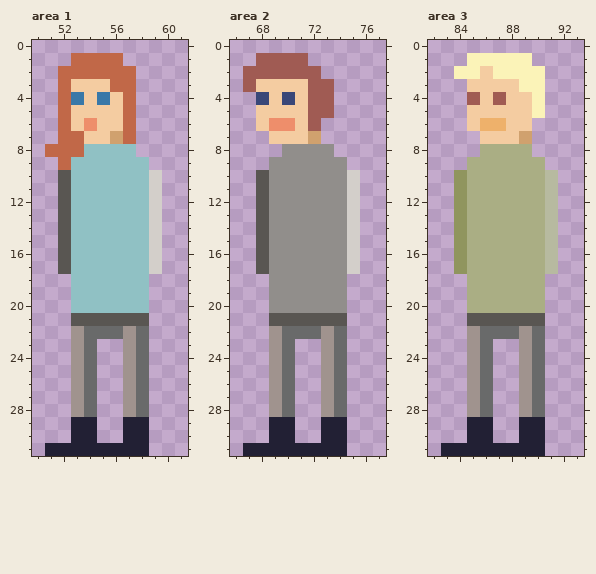
Two states of a pixel-art file, img/Characters.aseprite. Above is the file before it was changed.
320x32 pixels, 1 frame. Shown: area 1: x 50..61, y 0..31; area 2: x 66..77, y 0..31; area 3: x 82..93, y 0..31. The commit also changed other parts of the picture, which this record leaves out.
Once edited:
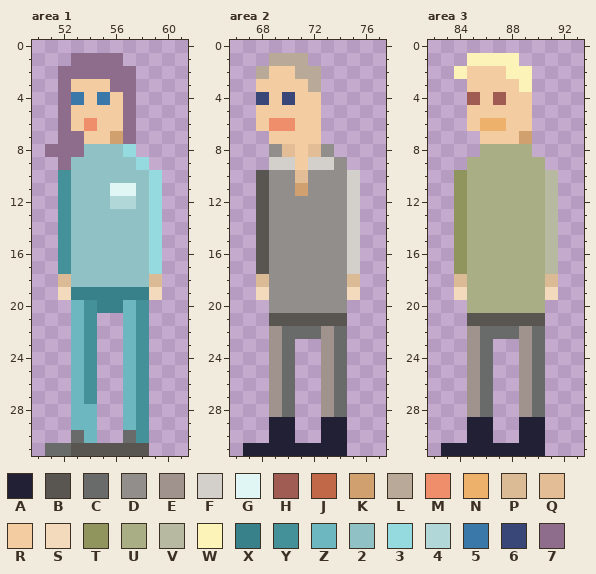
Palette (. is transparent): A #222034  B #595652  C #696a6a  D #918e8b  E #a0938e  F #d3cfca  G #dff6f5  H #a05b53  J #c16848  K #d0a16e  L #b9a998  M #ee8e6b  N #eeb16b  P #dbba96  Q #e2bd96  R #f4cca1  S #f4dabd  T #90955e  U #aaae84  V #b7baa0  W #fbf3b8  X #39818a  Y #45919a  Z #6db7c0  2 #90c1c4  3 #94dade  4 #b1d7d8  5 #3978a8  6 #394778  7 #8d6c8c
Change:
--- area 1, layers "Clothing", "Hair", "Skin"
@@ x 50..61 @@
  0 ............
- 1 ...JJJJ.....
- 2 ..JJJJJJ....
- 3 ..JRRRJJ....
- 4 ..J5R5RJ....
- 5 ..JRRRRJ....
- 6 ..JRMRRJ....
- 7 ..JJRRKJ....
- 8 .JJJ2222....
- 9 ..J222222...
-10 ..B222222F..
-11 ..B222222F..
-12 ..B222222F..
-13 ..B222222F..
-14 ..B222222F..
-15 ..B222222F..
-16 ..B222222F..
-17 ..B222222F..
-18 ...222222...
-19 ...222222...
-20 ...222222...
-21 ...BBBBBB...
-22 ...ECCCEC...
-23 ...EC..EC...
-24 ...EC..EC...
-25 ...EC..EC...
-26 ...EC..EC...
-27 ...EC..EC...
-28 ...EC..EC...
-29 ...AA..AA...
-30 ...AA..AA...
-31 .AAAAAAAA...
+ 1 ...7777.....
+ 2 ..777777....
+ 3 ..7RRR77....
+ 4 ..75R5R7....
+ 5 ..7RRRR7....
+ 6 ..7RMRR7....
+ 7 ..77RRK7....
+ 8 .7772223....
+ 9 ..7222223...
+10 ..Y2222223..
+11 ..Y222GG23..
+12 ..Y2224423..
+13 ..Y2222223..
+14 ..Y2222223..
+15 ..Y2222223..
+16 ..Y2222223..
+17 ..Y2222223..
+18 ..P222222P..
+19 ..SXXXXXXS..
+20 ...ZYXXZY...
+21 ...ZY..ZY...
+22 ...ZY..ZY...
+23 ...ZY..ZY...
+24 ...ZY..ZY...
+25 ...ZY..ZY...
+26 ...ZY..ZY...
+27 ...ZY..ZY...
+28 ...ZZ..ZY...
+29 ...ZZ..ZY...
+30 ...CZ..CY...
+31 .CCBBBBBB...
--- area 2, layers "Clothing", "Hair", "Skin"
@@ x 66..77 @@
  0 ............
- 1 ..HHHH......
- 2 .HHHHHH.....
- 3 .HRRRRHH....
- 4 ..6R6RHH....
- 5 ..RRRRHH....
- 6 ..RMMRH.....
- 7 ...RRRK.....
- 8 ....DDDD....
- 9 ...DDDDDD...
-10 ..BDDDDDDF..
-11 ..BDDDDDDF..
+ 1 ...LLL......
+ 2 ..LRRLL.....
+ 3 ..RRRRL.....
+ 4 ..6R6RR.....
+ 5 ..RRRRR.....
+ 6 ..RMMRR.....
+ 7 ...RRRR.....
+ 8 ...DQRQD....
+ 9 ...FFRFFD...
+10 ..BDDQDDDF..
+11 ..BDDKDDDF..
 12 ..BDDDDDDF..
@@ x 66..77 @@
 17 ..BDDDDDDF..
-18 ...DDDDDD...
-19 ...DDDDDD...
+18 ..PDDDDDDP..
+19 ..SDDDDDDS..
 20 ...DDDDDD...
--- area 3, layers "Hair", "Skin"
@@ x 82..93 @@
  0 ............
- 1 ...WWWWW....
- 2 ..WWRWWWW...
- 3 ...RRRRWW...
- 4 ...HRHRRW...
- 5 ...RRRRRW...
+ 1 ...WWWW.....
+ 2 ..WRRRWW....
+ 3 ...RRRRW....
+ 4 ...HRHRR....
+ 5 ...RRRRR....
  6 ...RNNRR....
@@ x 82..93 @@
 17 ..TUUUUUUV..
-18 ...UUUUUU...
-19 ...UUUUUU...
+18 ..PUUUUUUP..
+19 ..SUUUUUUS..
 20 ...UUUUUU...
Pixel boxes of the changes (left, top, right, bottom) in both pictures:
changed: (45, 53, 162, 456)
changed: (243, 53, 334, 196)
added: (256, 274, 269, 300)
added: (347, 274, 360, 300)
changed: (467, 53, 545, 118)
added: (454, 274, 467, 300)
added: (545, 274, 558, 300)
